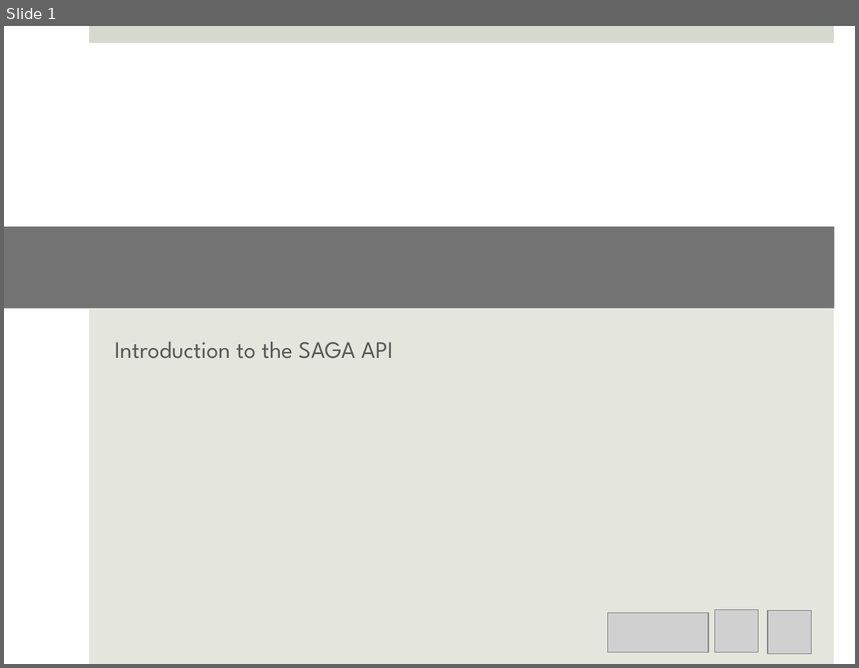
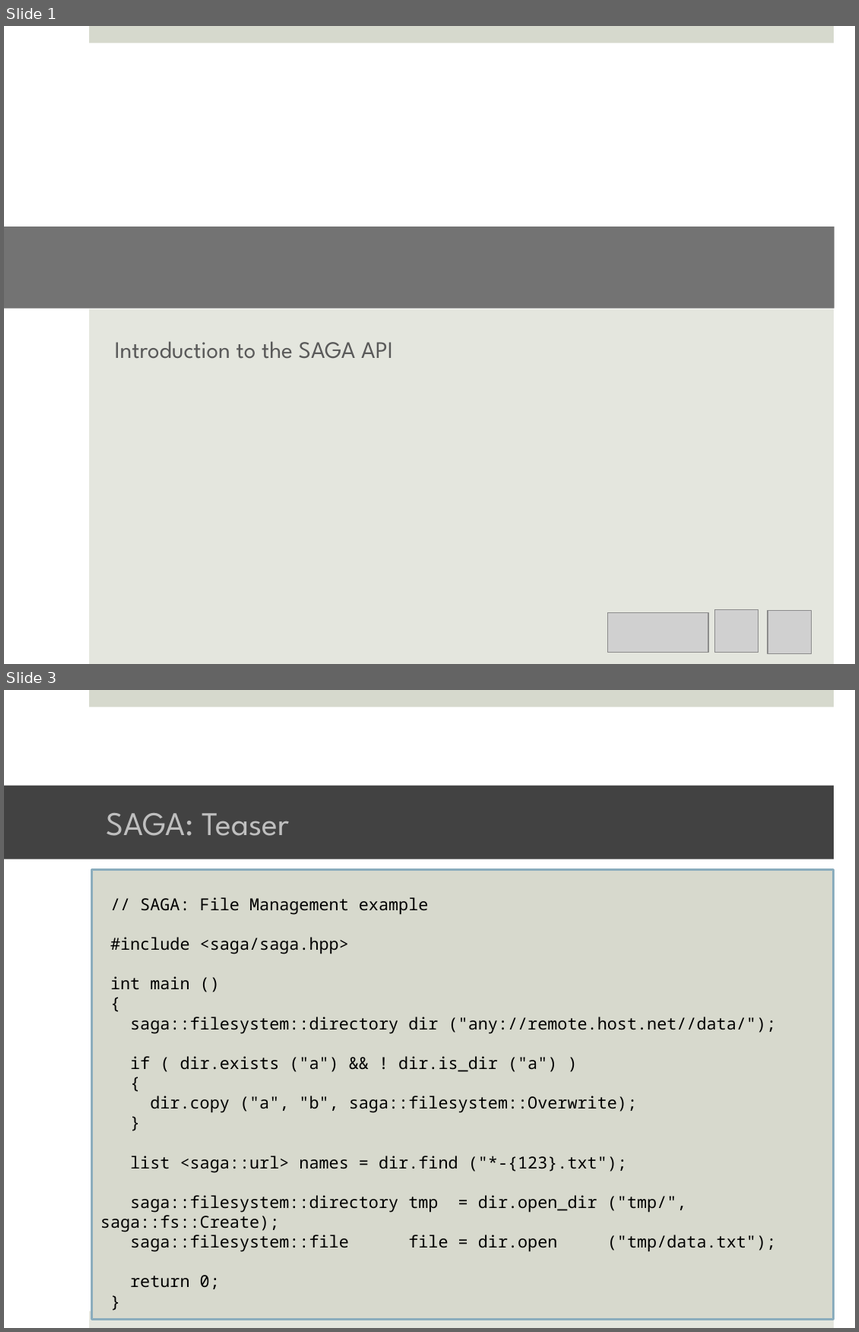
Before and after one commit to saga-project/saga-cpp-legacy-projects, a slide deck: tutorial/EGI-2011/02_api1.pptx. Shown one above the other, each under a label of ours: slide 1 before the commit, slides 1 and 3 after it; the slides between them are not shown. The pictures are 859x668 and 859x1332 pixels, drawn with LibreOffice and Linux fonts; fonts in the diff are those of the drawing; grey boxes stand for pictures; background and template pictures are left out. Boxes give left, top, right and bottom in pixels: in the first picture for what was removed or moved away, otherwise in the second. Text is boxed around its words. In the diff, an @@ line names an element or a change of style, - is before the commit and + after.

```diff
--- a/tutorial/EGI-2011/02_api1.pptx
+++ b/tutorial/EGI-2011/02_api1.pptx
@@ slide 3 added at <box>4,690,855,1328</box>, background #FFFFFF; not listed: 2 template elements that a slide beside it also shows @@
@@ title added at <box>4,785,834,859</box>, fill #424242, 28 pt, text #BFBFBF @@
+SAGA: Teaser
@@ rectangle added at <box>92,869,834,1319</box>, fill #D7D9CD, outline #8BADBD 2 pt, 14 pt, text #000000 @@
+// SAGA: File Management example
+#include <saga/saga.hpp>
+int main ()
+{
+saga::filesystem::directory dir ("any://remote.host.net//data/");
+if ( dir.exists ("a") && ! dir.is_dir ("a") )
+{
+dir.copy ("a", "b", saga::filesystem::Overwrite);
+}
+list <saga::url> names = dir.find ("*-{123}.txt");
+saga::filesystem::directory tmp = dir.open_dir ("tmp/", saga::fs::Create);
+saga::filesystem::file file = dir.open ("tmp/data.txt");
+return 0;
+}
```
Also in this commit, not shown: 4 slides changed, 12 other slides added, 4 other files.
